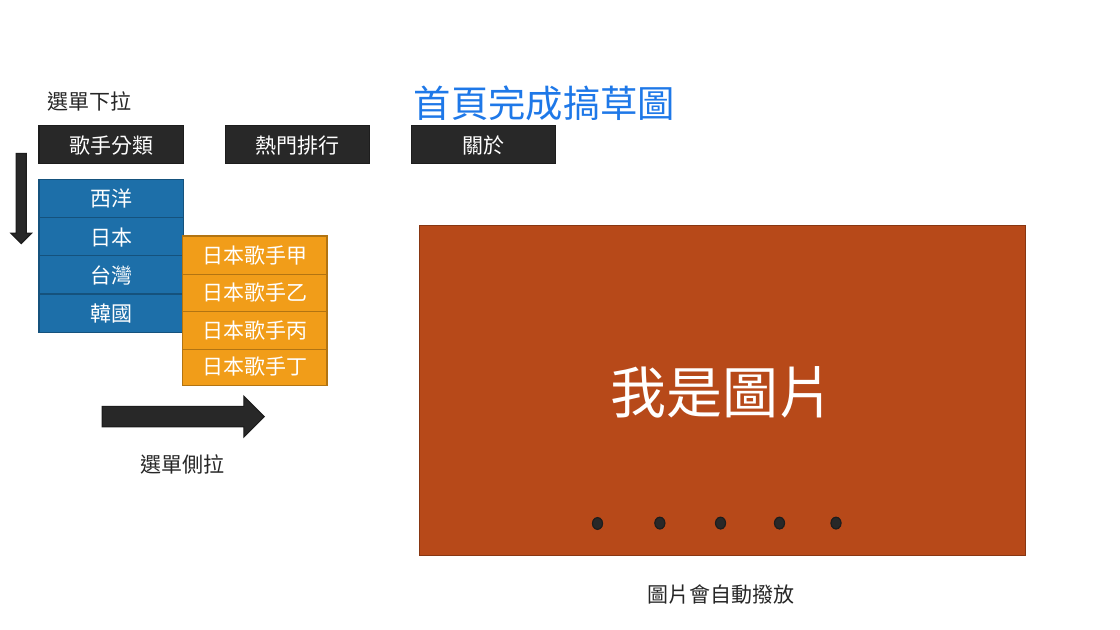
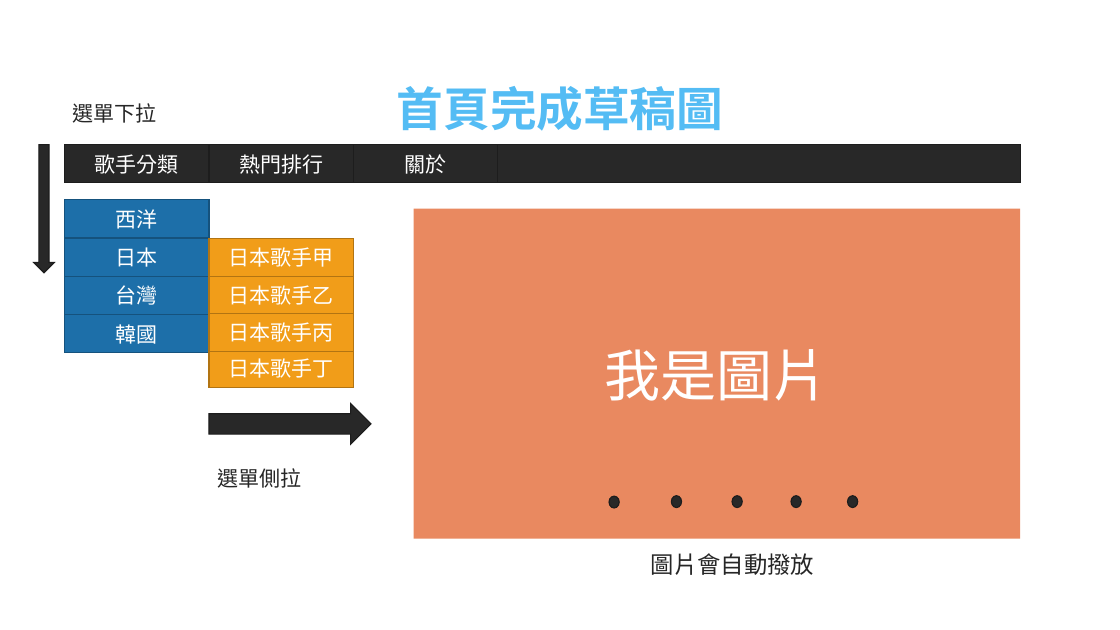
Before and after one commit to nozomi396/ntustFinalProject, a slide deck: slide 11 of 網頁製作PPT.pptx (slide 9 before the commit). Drawn at 1120x630 pixels with LibreOffice and Linux fonts; fonts in the diff are those of the drawing. Boxes give left, top, right and bottom in pixels: in the first picture for what was removed or moved away, otherwise in the second. Text is boxed around its words. In the diff, an @@ line names an element or a change of style, - is before the commit and + after.

```diff
--- a/網頁製作PPT.pptx
+++ b/網頁製作PPT.pptx
@@ text at (x1=397, y1=86, x2=723, y2=131): text changed; size 32 to 40 pt; font Noto Sans CJK SC to Noto Sans CJK TC; text colour #1E78E8 to #54BCF4; bold on @@
-首頁完成搞草圖
+首頁完成草稿圖
@@ text "選單下拉" moved from (x1=47, y1=91, x2=131, y2=111) to (x1=73, y1=103, x2=157, y2=123) @@
@@ text "選單下拉" at (x1=73, y1=103, x2=157, y2=123): font Noto Sans CJK SC to Noto Sans CJK TC @@
@@ down arrow resized from (x1=11, y1=154, x2=31, y2=244) to (x1=34, y1=145, x2=54, y2=273) @@
@@ rectangle "熱門排行" moved from (x1=225, y1=125, x2=370, y2=163) to (x1=209, y1=145, x2=354, y2=182) @@
@@ font Calibri to Noto Sans CJK TC in 11 elements at (x1=209, y1=276, x2=354, y2=313), (x1=209, y1=350, x2=354, y2=387), (x1=209, y1=313, x2=354, y2=351), (x1=209, y1=239, x2=354, y2=276), (x1=209, y1=145, x2=354, y2=182), (x1=65, y1=145, x2=209, y2=182), (x1=65, y1=314, x2=209, y2=352), (x1=65, y1=276, x2=209, y2=314), (x1=65, y1=200, x2=209, y2=238), (x1=65, y1=239, x2=209, y2=276), (x1=354, y1=145, x2=498, y2=182) @@
@@ rectangle "關於" moved from (x1=412, y1=125, x2=556, y2=163) to (x1=354, y1=145, x2=498, y2=182) @@
@@ rectangle added at (x1=497, y1=145, x2=1020, y2=182), fill #282828, outline #1E1E1E 1 pt @@
@@ rectangle "我是圖片" moved from (x1=419, y1=226, x2=1026, y2=556) to (x1=413, y1=208, x2=1020, y2=539) @@
@@ rectangle "我是圖片" at (x1=413, y1=208, x2=1020, y2=539): font Calibri to Noto Sans CJK TC; fill #B74919 to #E98960; outline #873612 1 pt to none @@
@@ 5 rectangles moved together from (x1=39, y1=125, x2=183, y2=333) to (x1=65, y1=145, x2=209, y2=352) @@
@@ rectangle "日本歌手甲" moved from (x1=183, y1=236, x2=328, y2=274) to (x1=209, y1=239, x2=354, y2=276) @@
@@ rectangle "日本歌手乙" moved from (x1=183, y1=274, x2=328, y2=312) to (x1=209, y1=276, x2=354, y2=313) @@
@@ rectangle "日本歌手丙" moved from (x1=183, y1=311, x2=328, y2=349) to (x1=209, y1=313, x2=354, y2=351) @@
@@ rectangle "日本歌手丁" moved from (x1=183, y1=347, x2=328, y2=385) to (x1=209, y1=350, x2=354, y2=387) @@
@@ right arrow moved from (x1=103, y1=397, x2=265, y2=437) to (x1=209, y1=403, x2=371, y2=444) @@
@@ text "選單側拉" at (x1=217, y1=468, x2=301, y2=488): font Noto Sans CJK SC to Noto Sans CJK TC @@
@@ text "選單側拉" moved from (x1=140, y1=454, x2=224, y2=474) to (x1=217, y1=468, x2=301, y2=488) @@
@@ 5 ellipses moved together from (x1=592, y1=518, x2=841, y2=529) to (x1=609, y1=496, x2=858, y2=508) @@
@@ text "圖片會自動撥放" moved from (x1=648, y1=584, x2=795, y2=604) to (x1=651, y1=553, x2=815, y2=575) @@
@@ text "圖片會自動撥放" at (x1=651, y1=553, x2=815, y2=575): size 18 to 20 pt, font Noto Sans CJK SC to Noto Sans CJK TC @@
```
Also in this commit, not shown: 10 other slides changed, 2 slides added, 3 other files.
